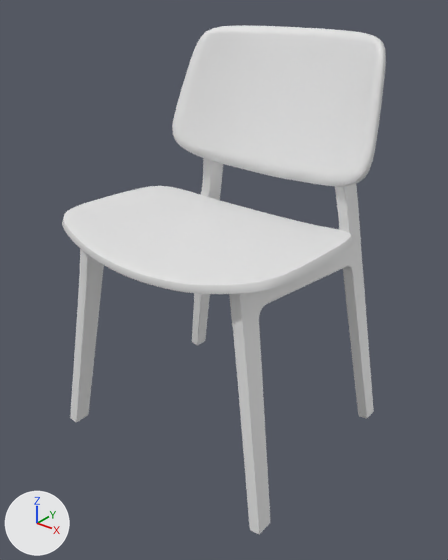
What one commit did to the Blender file chair.blend.
The view is the same before and after, from a 50 mm camera at (3.61, -4.52, 4.53) aimed at (0.08, -0.11, 1.79). Lighting does not change. The marker at lower left points along +X, +Y and +Z.

In view in the first picture: 'Chair sitter', 'Leg', 'Plane'.
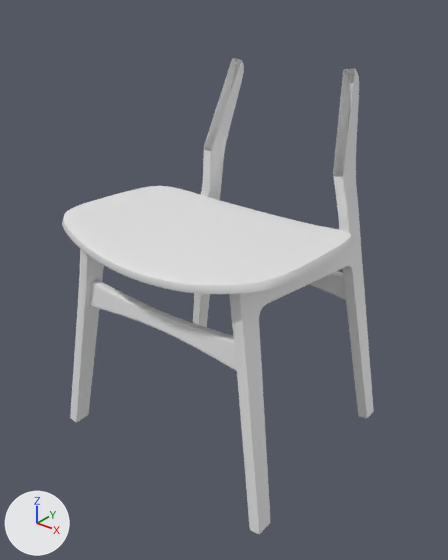
Where the change shows, as pixel boxes [x1, y1, x2, y2] in the pictures (448 x 560 px):
'Plane', hidden
    before: [172, 25, 386, 186]
'Cube', added
    after: [89, 279, 237, 371]
'Cube.001', added
    after: [309, 271, 346, 300]

What changed in the scene script:
```text
Add me_cube_002:
    me_cube_002.from_pydata([(0.0, -0.003, 0.0), (0.0, 0.003, 0.102), (0.0, 0.094, 0.0), (0.0, 0.1, 0.102), (0.99, 0.003, -0.115), (0.944, -0.001, 0.187), (0.99, 0.1, -0.115), (0.944, 0.097, 0.187), (0.0, 0.003, 0.063), (0.0, 0.1, 0.063), (0.949, 0.097, 0.15), (0.949, 0.0, 0.15), (0.0, 0.094, 0.042), (0.983, 0.1, -0.079), (0.983, 0.002, -0.079), (0.0, -0.003, 0.042)], [], [(9, 3, 7, 10), (10, 7, 5, 11), (11, 5, 1, 8), (2, 6, 4, 0), (7, 3, 1, 5), (14, 11, 8, 15), (13, 10, 11, 14), (12, 9, 10, 13), (2, 12, 13, 6), (6, 13, 14, 4), (4, 14, 15, 0)])
Add me_cube:
    me_cube.from_pydata([(0.0, -0.003, 0.0), (0.0, 0.003, 0.102), (0.0, 0.094, 0.0), (0.0, 0.1, 0.102), (0.979, 0.003, -0.115), (0.934, -0.001, 0.187), (0.979, 0.1, -0.115), (0.934, 0.097, 0.187), (0.0, 0.003, 0.063), (0.0, 0.1, 0.063), (0.939, 0.097, 0.15), (0.939, 0.0, 0.15), (0.0, 0.094, 0.042), (0.973, 0.1, -0.079), (0.973, 0.002, -0.079), (0.0, -0.003, 0.042)], [], [(9, 3, 7, 10), (10, 7, 5, 11), (11, 5, 1, 8), (2, 6, 4, 0), (7, 3, 1, 5), (14, 11, 8, 15), (13, 10, 11, 14), (12, 9, 10, 13), (2, 12, 13, 6), (6, 13, 14, 4), (4, 14, 15, 0)])
Change ob_plane:
    add ob_plane.hide_set(True)
Add ob_cube_001:
    ob_cube_001 = bpy.data.objects.new('Cube.001', me_cube_002)
    ob_cube_001.location = (0.0, 0.88, 1.54)
    ob_cube_001.rotation_euler = (0.0554, 0.0, 0.0)  # degrees (3.2, 0, 0)
    _m = ob_cube_001.modifiers.new('Mirror', 'MIRROR')
    _m.use_clip = True
    _m = ob_cube_001.modifiers.new('Subdivision', 'SUBSURF')
    _m.levels = 2
Add ob_cube:
    ob_cube = bpy.data.objects.new('Cube', me_cube)
    ob_cube.location = (0.0, -0.99, 1.62)
    ob_cube.rotation_euler = (-0.111, 0.0, 0.0)  # degrees (-6.4, 0, 0)
    _m = ob_cube.modifiers.new('Mirror', 'MIRROR')
    _m.use_clip = True
    _m = ob_cube.modifiers.new('Subdivision', 'SUBSURF')
    _m.levels = 2
```
